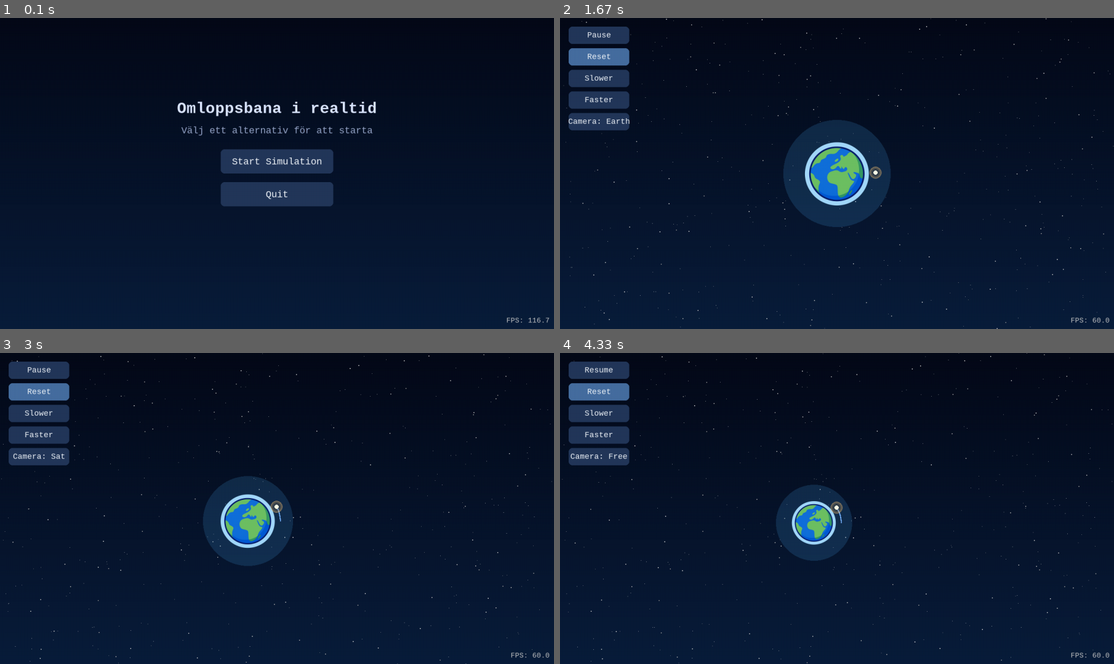
Above: before the commit, frames 1-4 (two rows, left to right).
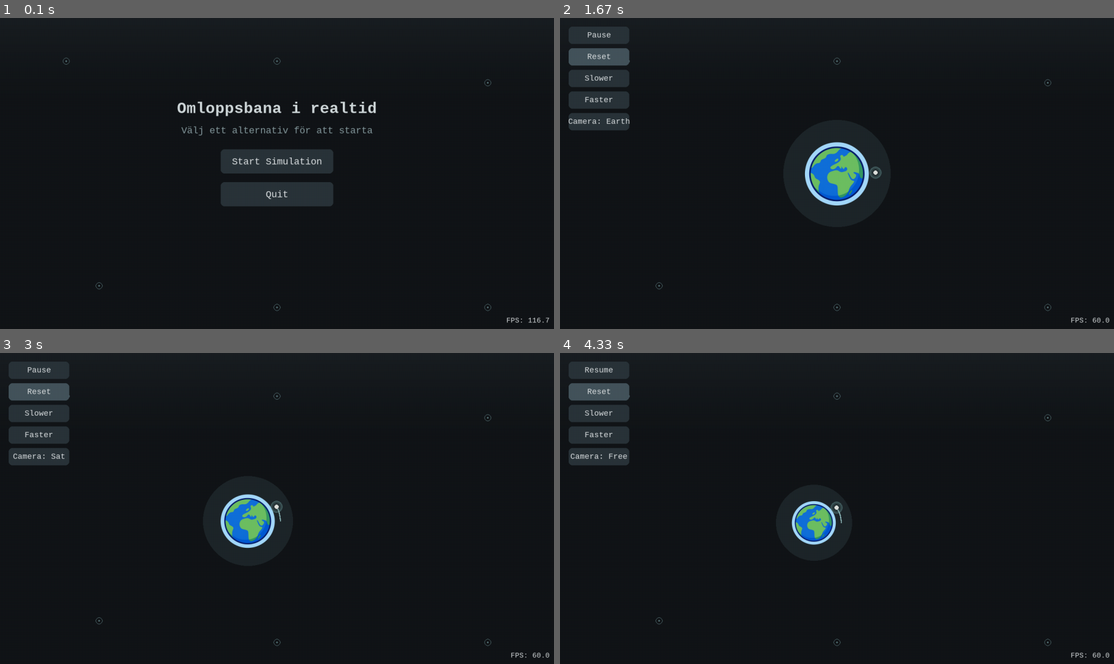
Above: after the commit, the same moments.

Repository: askel-dev/gymnasiearbete-omloppsbana
Game: pygame game, started from src/orbit_pygame.py
Same seed, same stepped clock (60 frames per second), same inputs: the game is played once before the commit and once after it.
Inputs (mouse positions are in pixels of both pictures, inside the frame that each line leads up to):
- Up to frame 1 (0.1 s): no input
- Up to frame 2 (1.67 s): press the mouse at (837, 161) at 0.37 s; move the mouse to (748, 204) at 0.47 s; release the mouse at (665, 245) at 0.6 s; tap C at 0.67, 1.15 s; hold Right 1-1.47 s; tap Space at 1.07, 1.37 s; click "Reset" at 1.55 s
- Up to frame 3 (3 s): hold Up 1.83-2.13 s; tap Space at 1.9, 2.23, 2.53, 2.73 s; tap - at 1.98 s; hold Right 2.17-2.63 s; tap C at 2.32 s; hold Left from 2.67 s (still down)
- Up to frame 4 (4.33 s): tap Space at 3.03, 3.3, 3.63, 3.93, 4.07 s; release Left at 3.2 s; hold Down 3.23-3.53 s; tap - at 3.38 s; hold Left 3.57-3.97 s; tap C at 3.72 s; hold Up from 4 s (still down)

The runs differ from the first frame. In frame 1, 35% of the frame differs, in the area x 0-100%, y 12-100%; in frame 2, 38%, in the area x 0-100%, y 0-100%; in frame 3, 37%; in frame 4, 36%.

Commit message:
Refine pygame background palette

Diff:
--- a/src/orbit_pygame.py
+++ b/src/orbit_pygame.py
@@ -2,7 +2,6 @@
 import json
 import math
 import os
-import random
 import time
 import pygame
 from pygame.locals import *  # noqa: F401,F403 - required for constants such as FULLSCREEN
@@ -14,15 +13,28 @@
 from logging_utils import RunLogger
 
 
-def create_vertical_gradient(width: int, height: int, top_color: tuple[int, int, int], bottom_color: tuple[int, int, int]) -> pygame.Surface:
+def create_minimal_background(
+    width: int,
+    height: int,
+    base_color: tuple[int, int, int],
+    highlight_color: tuple[int, int, int] | None = None,
+) -> pygame.Surface:
     surface = pygame.Surface((width, height))
-    for y in range(height):
-        ratio = y / max(1, height - 1)
-        color = tuple(
-            int(top_color[i] + (bottom_color[i] - top_color[i]) * ratio)
-            for i in range(3)
-        )
-        pygame.draw.line(surface, color, (0, y), (width, y))
+    surface.fill(base_color)
+
+    if highlight_color is not None:
+        overlay = pygame.Surface((width, height), pygame.SRCALPHA)
+        fade_height = max(1, int(height * 0.35))
+        for y in range(fade_height):
+            t = y / fade_height
+            blended = tuple(
+                int(highlight_color[i] * (1 - t) + base_color[i] * t)
+                for i in range(3)
+            )
+            alpha = int(90 * (1 - t))
+            pygame.draw.line(overlay, (*blended, alpha), (0, y), (width, y))
+        surface.blit(overlay, (0, 0))
+
     return surface.convert()
 
 
@@ -115,35 +127,24 @@
     pygame.draw.polygon(surface, VEL_COLOR, [end, left, right])
 
 
-def generate_starfield(num_stars: int) -> list[dict[str, float | tuple[int, int]]]:
-    stars: list[dict[str, float | tuple[int, int]]] = []
-    for _ in range(num_stars):
-        x = random.uniform(0, WIDTH)
-        y = random.uniform(0, HEIGHT)
-        size = random.choice([1, 1, 1, 2])
-        brightness = random.randint(140, 220)
-        parallax = random.uniform(0.05, 0.35)
-        stars.append({
-            "pos": (x, y),
-            "size": size,
-            "brightness": brightness,
-            "parallax": parallax,
-        })
-    return stars
-
-
-def draw_starfield(surface: pygame.Surface, camera_center: np.ndarray, ppm: float) -> None:
-    offset_x = camera_center[0] * ppm
-    offset_y = camera_center[1] * ppm
-    for star in STARFIELD:
-        base_x, base_y = star["pos"]  # type: ignore[index]
-        parallax = star["parallax"]  # type: ignore[index]
-        sx = int((base_x - offset_x * parallax) % WIDTH)
-        sy = int((base_y + offset_y * parallax) % HEIGHT)
-        brightness = star["brightness"]  # type: ignore[index]
-        color = (brightness, brightness, brightness)
-        size = star["size"]  # type: ignore[index]
-        surface.fill(color, (sx, sy, size, size))
+def create_background_markers(width: int, height: int) -> list[tuple[int, int]]:
+    inset_x = int(width * 0.12)
+    inset_y = int(height * 0.14)
+    centers = [
+        (inset_x, inset_y),
+        (width - inset_x, inset_y // 2 + inset_y),
+        (inset_x // 2 + inset_x, height - inset_y),
+        (width - inset_x, height - inset_y // 2),
+        (width // 2, inset_y),
+        (width // 2, height - inset_y // 2),
+    ]
+    return centers
+
+
+def draw_background_markers(surface: pygame.Surface, markers: list[tuple[int, int]]) -> None:
+    for cx, cy in markers:
+        pygame.draw.circle(surface, BACKGROUND_MARKER_COLOR, (cx, cy), 2)
+        pygame.draw.circle(surface, BACKGROUND_MARKER_COLOR, (cx, cy), 8, 1)
 
 # =======================
 #   FYSIK & KONSTANTER
@@ -171,30 +172,30 @@
 # Dessa värden sätts om efter att displayen initierats, men behöver
 # startvärden för typkontroller och tooling.
 WIDTH, HEIGHT = 1000, 800
-BG_COLOR_TOP = (5, 10, 25)
-BG_COLOR_BOTTOM = (10, 30, 60)
-EARTH_CORE_COLOR = (70, 170, 255)
-EARTH_GLOW_COLOR = (30, 110, 200)
-SAT_COLOR = (255, 255, 230)
-SAT_HALO_COLOR = (255, 200, 120, 120)
-HUD_TEXT_COLOR = (245, 245, 245)
-HUD_SHADOW_COLOR = (0, 0, 0, 160)
-PREDICTION_COLOR = (120, 180, 255)
-VEL_COLOR = (255, 120, 120)
-BUTTON_COLOR = (35, 55, 90)
-BUTTON_HOVER_COLOR = (70, 110, 160)
-BUTTON_TEXT_COLOR = (240, 245, 250)
-MENU_TITLE_COLOR = (220, 230, 255)
-MENU_SUBTITLE_COLOR = (150, 165, 200)
-PERICENTER_COLOR = (255, 180, 120)
-APOCENTER_COLOR = (120, 200, 255)
-
-EARTH_GLOW_OVERLAY_COLOR = (80, 180, 255, 40)
+BG_COLOR_TOP = (18, 21, 24)
+BG_COLOR_BOTTOM = (42, 50, 56)
+EARTH_CORE_COLOR = (122, 176, 176)
+EARTH_GLOW_COLOR = (70, 108, 116)
+SAT_COLOR = (222, 224, 220)
+SAT_HALO_COLOR = (122, 176, 176, 110)
+HUD_TEXT_COLOR = (220, 224, 226)
+HUD_SHADOW_COLOR = (8, 10, 12, 160)
+PREDICTION_COLOR = (146, 188, 190)
+VEL_COLOR = (204, 140, 112)
+BUTTON_COLOR = (42, 52, 58)
+BUTTON_HOVER_COLOR = (68, 84, 92)
+BUTTON_TEXT_COLOR = (220, 224, 226)
+MENU_TITLE_COLOR = (208, 216, 218)
+MENU_SUBTITLE_COLOR = (132, 152, 156)
+PERICENTER_COLOR = (214, 150, 120)
+APOCENTER_COLOR = (136, 176, 180)
+
+EARTH_GLOW_OVERLAY_COLOR = (96, 132, 136, 40)
 EARTH_GLOW_CACHE_STEP = 4
 EARTH_SCALE_CACHE_PRECISION = 200
 EARTH_SCALE_CACHE_MAX = 256
 
-STARFIELD: list[dict[str, float | tuple[int, int]]] = []
+BACKGROUND_MARKER_COLOR = (86, 114, 118)
 
 def compute_pixels_per_meter(width: int, height: int) -> float:
     return 0.25 * (min(width, height) / (2.0 * np.linalg.norm(R0)))
@@ -352,10 +353,8 @@
     title_font = pygame.font.SysFont("consolas", 40, bold=True)
     subtitle_font = pygame.font.SysFont("consolas", 24)
 
-    gradient_bg = create_vertical_gradient(WIDTH, HEIGHT, BG_COLOR_TOP, BG_COLOR_BOTTOM)
-    global STARFIELD
-    if not STARFIELD:
-        STARFIELD = generate_starfield(450)
+    background_surface = create_minimal_background(WIDTH, HEIGHT, BG_COLOR_TOP, BG_COLOR_BOTTOM)
+    background_markers = create_background_markers(WIDTH, HEIGHT)
 
     # Simuleringsstate
     r = R0.copy()
@@ -637,7 +636,8 @@
                     btn.handle_event(event)
 
         if state == "menu":
-            screen.blit(gradient_bg, (0, 0))
+            screen.blit(background_surface, (0, 0))
+            draw_background_markers(screen, background_markers)
             title_surf = title_font.render("Omloppsbana i realtid", True, MENU_TITLE_COLOR)
             subtitle_surf = subtitle_font.render("Välj ett alternativ för att starta", True, MENU_SUBTITLE_COLOR)
             title_rect = title_surf.get_rect(center=(WIDTH // 2, HEIGHT // 2 - 150))
@@ -651,7 +651,7 @@
 
             # --- FPS Counter ---
             fps_value = clock.get_fps()
-            fps_text = font_fps.render(f"FPS: {fps_value:.1f}", True, (200, 200, 200))
+            fps_text = font_fps.render(f"FPS: {fps_value:.1f}", True, HUD_TEXT_COLOR)
             # placera i nedre högra hörnet
             text_rect = fps_text.get_rect(bottomright=(WIDTH - 10, HEIGHT - 10))
             screen.blit(fps_text, text_rect)
@@ -763,8 +763,8 @@
         camera_center += (camera_target - camera_center) * 0.1
 
         # Bakgrund
-        screen.blit(gradient_bg, (0, 0))
-        draw_starfield(screen, camera_center, ppm)
+        screen.blit(background_surface, (0, 0))
+        draw_background_markers(screen, background_markers)
 
         camera_center_tuple = (float(camera_center[0]), float(camera_center[1]))
         mouse_pos = pygame.mouse.get_pos()
@@ -775,7 +775,7 @@
 
         # --- FPS Counter ---
         fps_value = clock.get_fps()
-        fps_text = font_fps.render(f"FPS: {fps_value:.1f}", True, (200, 200, 200))
+        fps_text = font_fps.render(f"FPS: {fps_value:.1f}", True, HUD_TEXT_COLOR)
 
         # placera i nedre högra hörnet
         text_rect = fps_text.get_rect(bottomright=(WIDTH - 10, HEIGHT - 10))
@@ -836,7 +836,7 @@
             marker_pos = world_to_screen(mx, my, ppm, camera_center_tuple)
             color = PERICENTER_COLOR if marker_type == "pericenter" else APOCENTER_COLOR
             pygame.draw.circle(screen, color, marker_pos, 6)
-            pygame.draw.circle(screen, (255, 255, 255), marker_pos, 6, 2)
+            pygame.draw.circle(screen, HUD_TEXT_COLOR, marker_pos, 6, 2)
             label = "Periapsis" if marker_type == "pericenter" else "Apoapsis"
             altitude_km = (mr - EARTH_RADIUS) / 1_000.0
             text = f"{label}: {altitude_km:,.1f} km alt"
